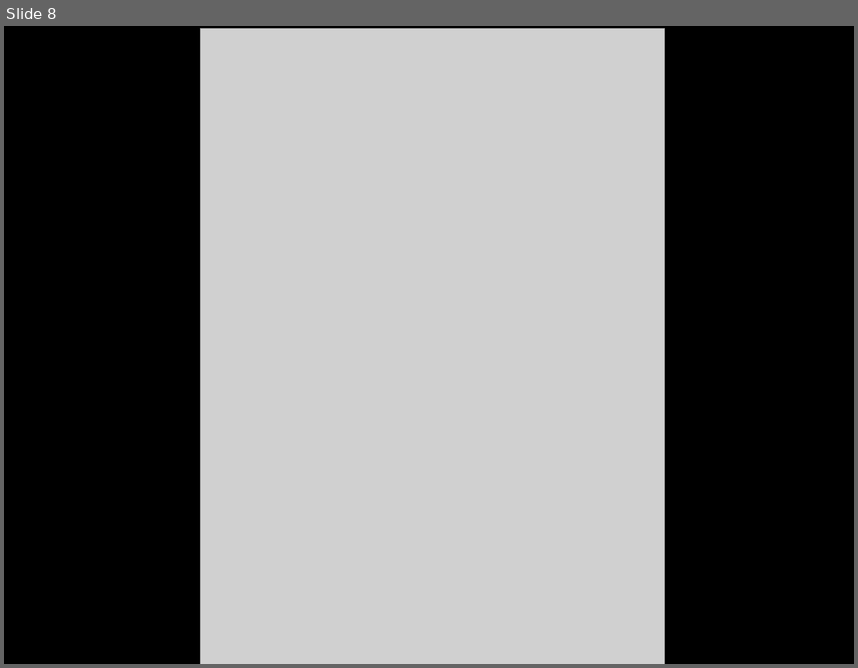
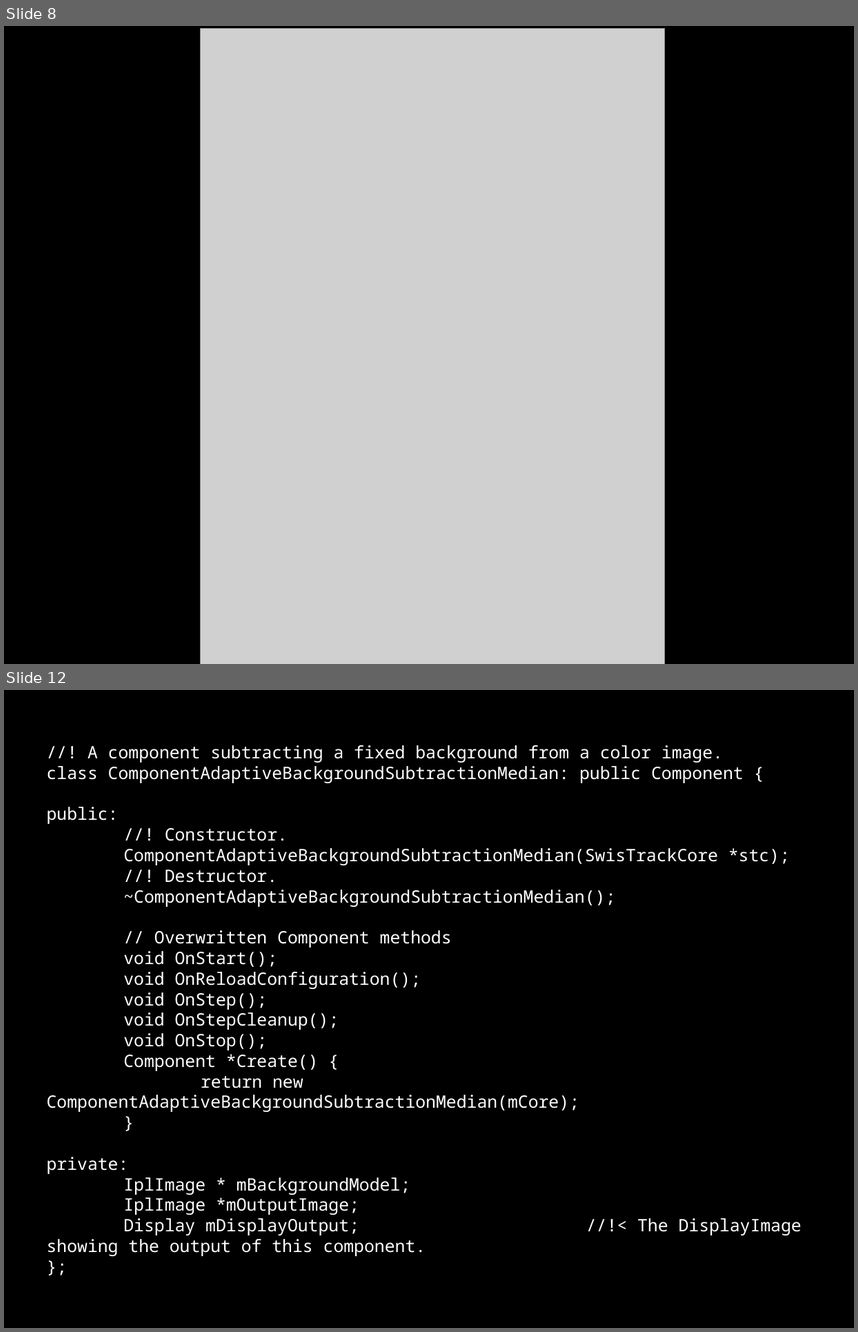
Before and after one commit to d28b/swistrack, a slide deck: Doc/tutorial.stefie10.06.2009/tutorialSlides.odp. Shown one above the other, each under a label of ours: slide 8 before the commit, slides 8 and 12 after it; the slides between them are not shown. The pictures are 858x668 and 858x1332 pixels, drawn with LibreOffice and Linux fonts; fonts in the diff are those of the drawing; grey boxes stand for pictures. Boxes give left, top, right and bottom in pixels: in the first picture for what was removed or moved away, otherwise in the second. Text is boxed around its words. In the diff, an @@ line names an element or a change of style, - is before the commit and + after.

Commit message:
Adding adaptive background subtraction, median slides.

```diff
--- a/Doc/tutorial.stefie10.06.2009/tutorialSlides.odp
+++ b/Doc/tutorial.stefie10.06.2009/tutorialSlides.odp
@@ slide 12 added at [4, 690, 854, 1328], background #000000 @@
@@ subtitle added at [47, 745, 790, 1256], 16 pt, text #FFFFFF @@
+//! A component subtracting a fixed background from a color image.
+class ComponentAdaptiveBackgroundSubtractionMedian: public Component {
+public:
+//! Constructor.
+ComponentAdaptiveBackgroundSubtractionMedian(SwisTrackCore *stc);
+//! Destructor.
+~ComponentAdaptiveBackgroundSubtractionMedian();
+// Overwritten Component methods
+void OnStart();
+void OnReloadConfiguration();
+void OnStep();
+void OnStepCleanup();
+void OnStop();
+Component *Create() {
+return new ComponentAdaptiveBackgroundSubtractionMedian(mCore);
+}
+private:
+IplImage * mBackgroundModel;
+IplImage *mOutputImage;
+Display mDisplayOutput; //!< The DisplayImage showing the output of this component.
+};
```
Also in this commit, not shown: 4 other slides added, 1 other file.
